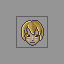
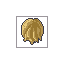
Comparing the layer stacks of the two 64px x 64px images. Changes:
showed group "back" (4 layers) over [21, 18, 44, 45]
hid group "front" (4 layers) over [21, 19, 45, 47]
hid "Layer 4" over [21, 20, 44, 46]
hid "Layer 0" over [0, 0, 64, 64]
